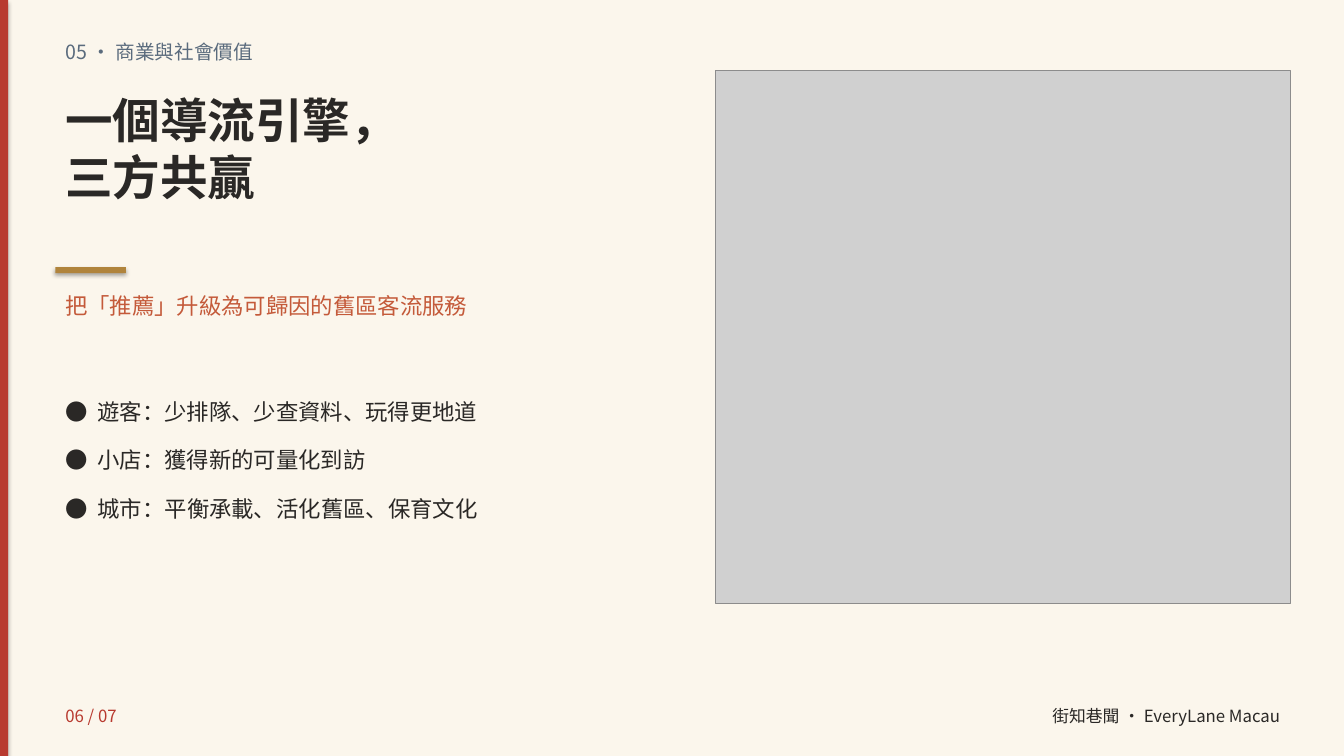
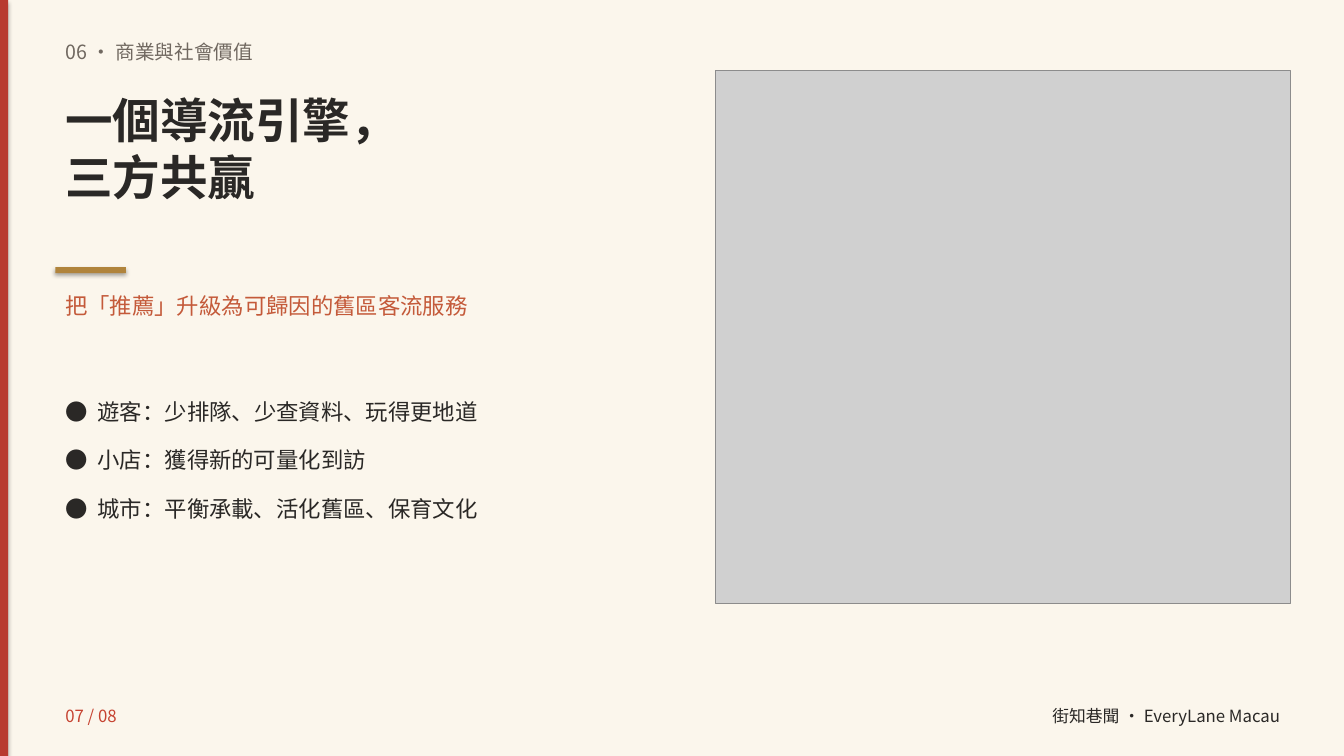
Before and after one commit to Mikey-SI/everylane-macau, a slide deck: slide 7 of docs/團隊介紹視頻_3分鐘_可編輯.pptx (slide 6 before the commit). Drawn at 1344x756 pixels with LibreOffice and Linux fonts; fonts in the diff are those of the drawing; grey boxes stand for pictures. Boxes give left, top, right and bottom in pixels: in the first picture for what was removed or moved away, otherwise in the second. Text is boxed around its words. In the diff, an @@ line names an element or a change of style, - is before the commit and + after.

```diff
--- a/docs/團隊介紹視頻_3分鐘_可編輯.pptx
+++ b/docs/團隊介紹視頻_3分鐘_可編輯.pptx
@@ text at [65,42,253,61]: text changed; text colour #5A6B7D to #706860 @@
-05 · 商業與社會價值
+06 · 商業與社會價值
@@ text at [65,709,117,722]: text changed; text colour #B83A2F to #C64331 @@
-06 / 07
+07 / 08
```
Also in this commit, not shown: 6 other slides changed, 1 slide added, 41 other files.
